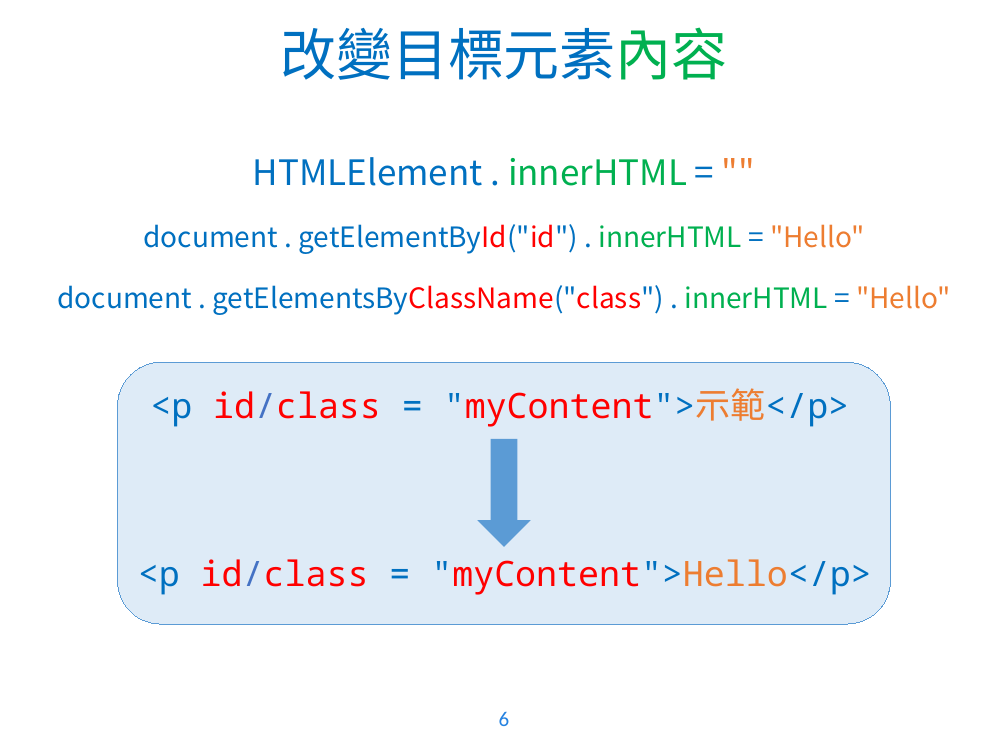
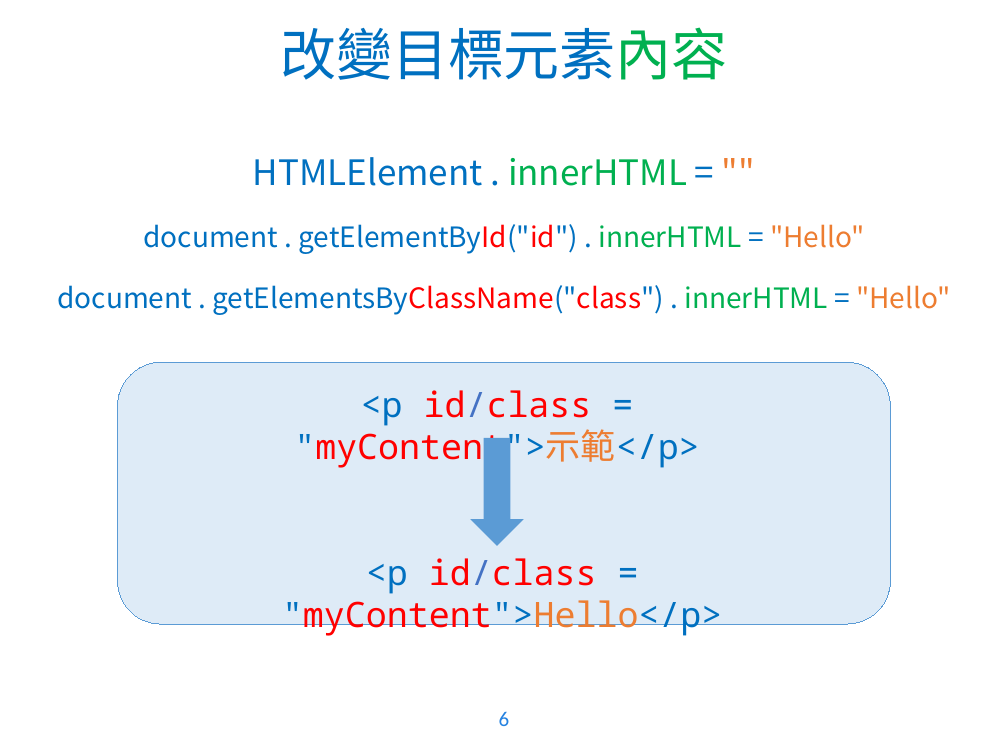
Before and after one commit to WaRTanKE7/WebClubData, a slide deck: slide 6 of 教學簡報/JavaScript - 2.pptx. Drawn at 1008x756 pixels with LibreOffice and Linux fonts; fonts in the diff are those of the drawing; background and template pictures are left out. Boxes give left, top, right and bottom in pixels: in the first picture for what was removed or moved away, otherwise in the second. Text is boxed around its words. In the diff, an @@ line names an element or a change of style, - is before the commit and + after.

Commit message:
ppt update

```diff
--- a/教學簡報/JavaScript - 2.pptx
+++ b/教學簡報/JavaScript - 2.pptx
@@ text "<p id/class = "myContent">示範</p>" moved from (x1=150, y1=388, x2=849, y2=427) to (x1=294, y1=390, x2=699, y2=470) @@
@@ text "<p id/class = "myContent">示範</p>" at (x1=294, y1=390, x2=699, y2=470): alignment left to centre @@
@@ down arrow moved from (x1=478, y1=438, x2=531, y2=546) to (x1=471, y1=437, x2=524, y2=545) @@
@@ text "<p id/class = "myContent">Hello</p>" at (x1=282, y1=558, x2=722, y2=636): alignment left to centre @@
@@ text "<p id/class = "myContent">Hello</p>" moved from (x1=138, y1=559, x2=871, y2=595) to (x1=282, y1=558, x2=722, y2=636) @@
```
Also in this commit, not shown: 3 other slides changed.
